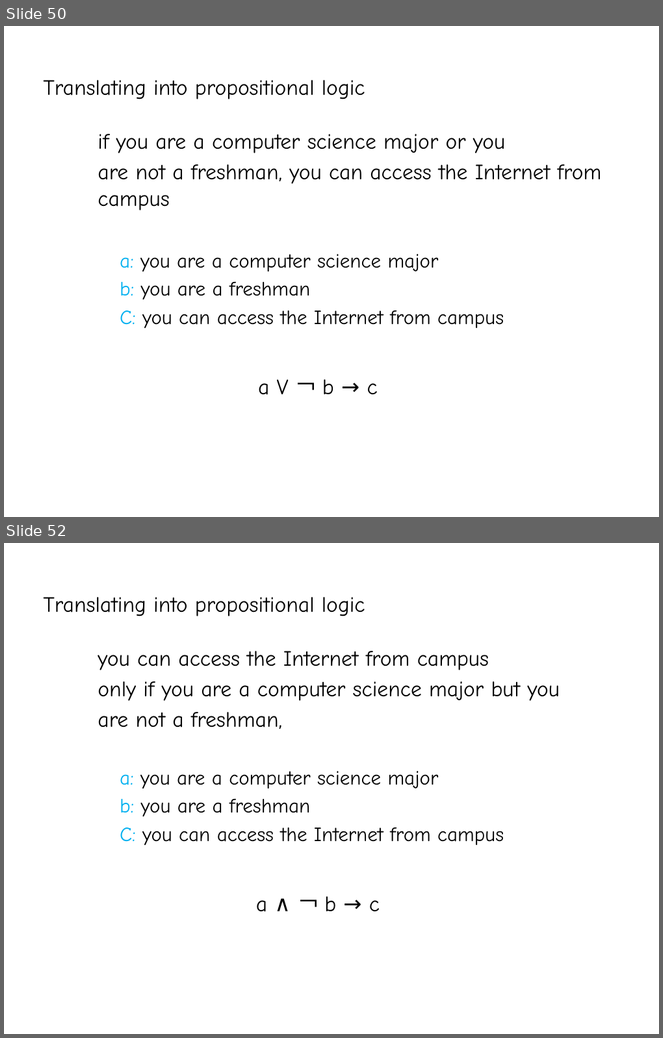
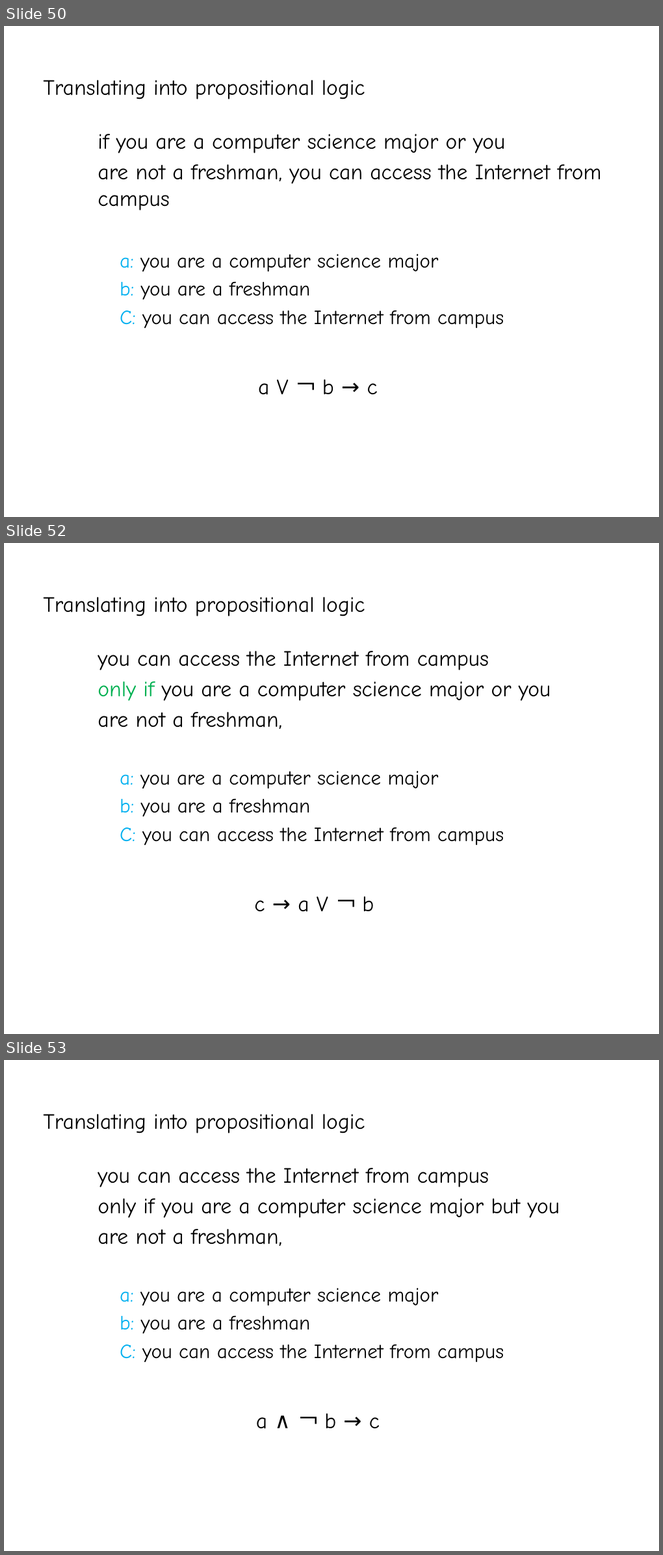
Before and after one commit to YeasirRayhanPrince/yeasirrayhanprince.github.io, a slide deck: cse106/slides/1. Propositional_Logic.pptx. Shown one above the other, each under a label of ours: slides 50 and 52 before the commit, slides 50, 52 and 53 after it; the slides between them are not shown. The pictures are 663x1038 and 663x1555 pixels, drawn with LibreOffice and Linux fonts; fonts in the diff are those of the drawing. Boxes give left, top, right and bottom in pixels: in the first picture for what was removed or moved away, otherwise in the second. Text is boxed around its words. In the diff, an @@ line names an element or a change of style, - is before the commit and + after.

```diff
--- a/cse106/slides/1. Propositional_Logic.pptx
+++ b/cse106/slides/1. Propositional_Logic.pptx
@@ slide 52 added at (4,543,659,1034), background #FFFFFF @@
@@ title added at (43,597,365,616), 24 pt, text #000000 @@
+Translating into propositional logic
@@ text added at (98,651,551,730), 24 pt, text #000000 @@
+you can access the Internet from campus
+only if you are a computer science major or you
+are not a freshman,
@@ text added at (120,771,504,845), 22.2 pt, text #000000 @@
+a: you are a computer science major
+b: you are a freshman
+C: you can access the Internet from campus
@@ text added at (254,897,374,912), 24 pt, text #000000 @@
+c → a V ￢ b
@@ what was slide 52 is now slide 53 @@
```
Also in this commit, not shown: 2 slides changed, 6 other files.
